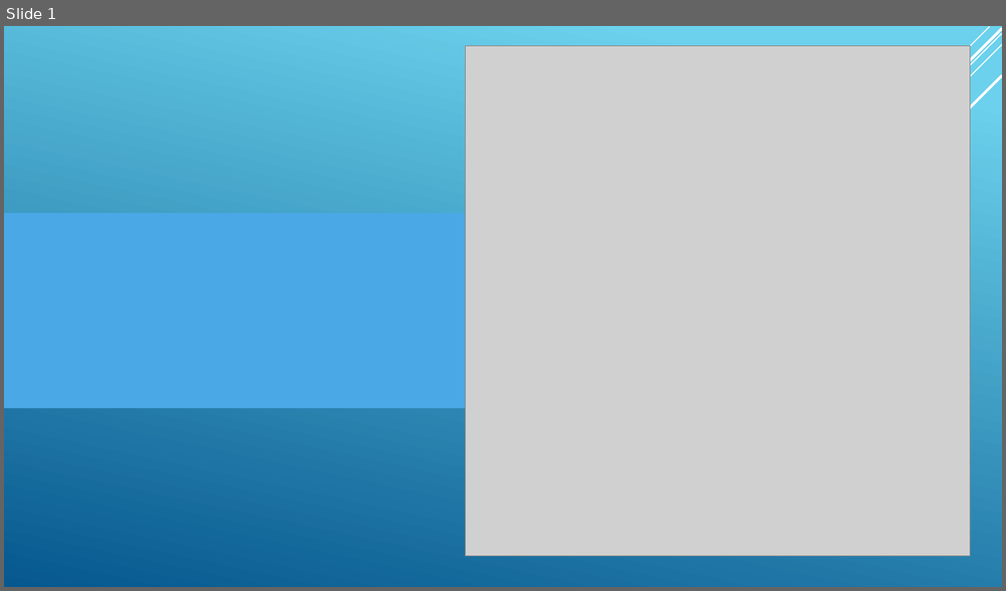
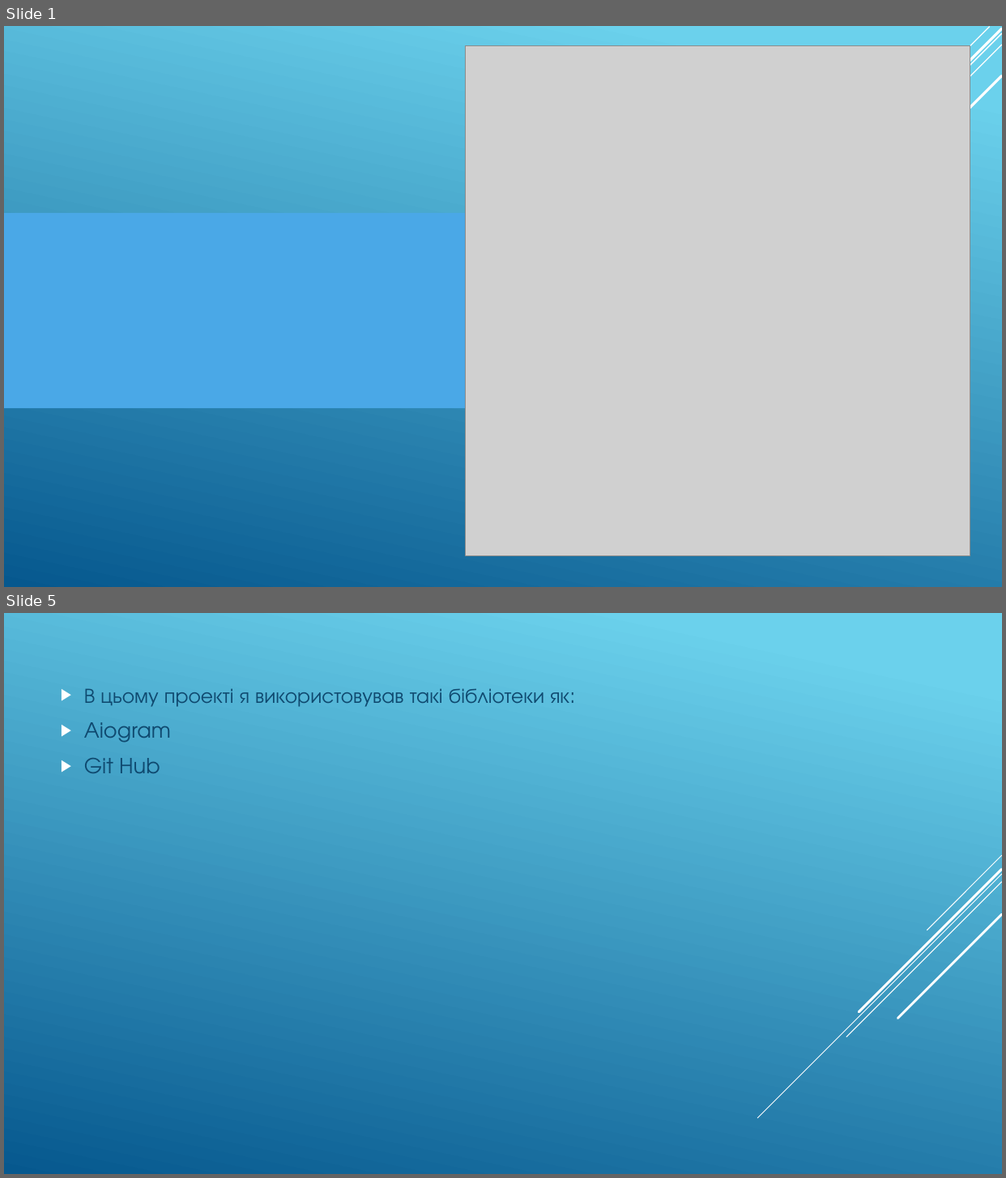
Before and after one commit to KostyaGoodAlive/python, a slide deck: Презентация1.pptx. Shown one above the other, each under a label of ours: slide 1 before the commit, slides 1 and 5 after it; the slides between them are not shown. The pictures are 1006x591 and 1006x1178 pixels, drawn with LibreOffice and Linux fonts; fonts in the diff are those of the drawing; grey boxes stand for pictures. Boxes give left, top, right and bottom in pixels: in the first picture for what was removed or moved away, otherwise in the second. Text is boxed around its words. In the diff, an @@ line names an element or a change of style, - is before the commit and + after.

```diff
--- a/Презентация1.pptx
+++ b/Презентация1.pptx
@@ slide 5 added at (4, 613, 1002, 1174), background gradient #6ED2EB to #06588E @@
@@ text added at (84, 688, 575, 773), 20 pt, text #0F496F @@
+▶ В цьому проекті я використовував такі бібліотеки як:
+▶ Aiogram
+▶ Git Hub
@@ group added at (758, 855, 1002, 1118): 5 lines @@
```
Also in this commit, not shown: 3 slides changed, 10 other files.
